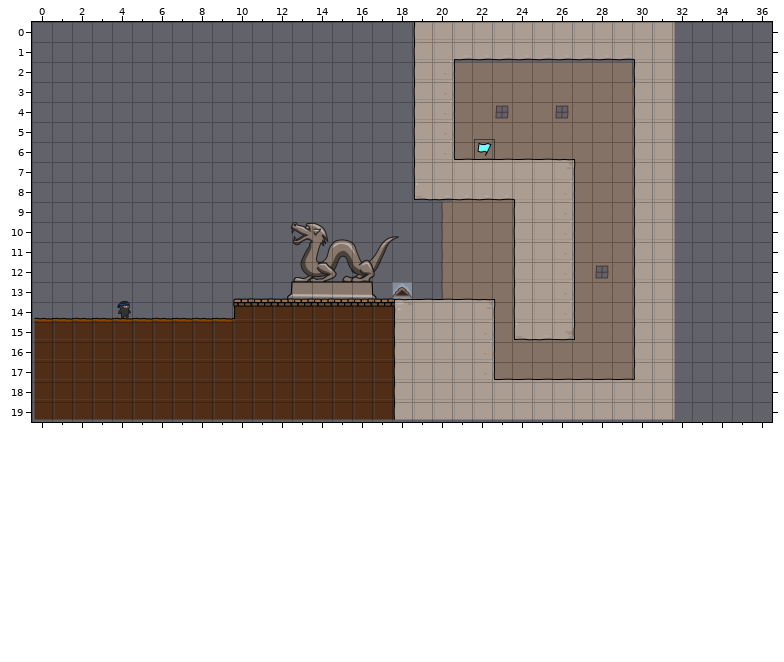
A Tiled map gets an edit: raw/levelconverter/maps/l03.tmx. Above: the version before the commit.
Cells are 40x40 px. Shown: x 0..36, y 0..19. The old version is drawn lined up with the new one.
After the commit:
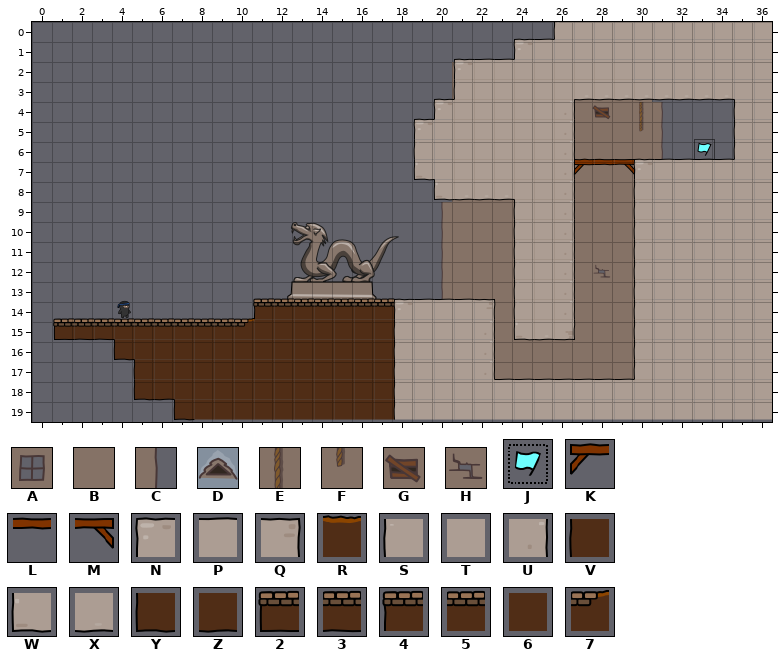
Key: from "background": A 5, B 9, C 10, D 55, E 73, F 81, G 88, H 96; from "objectpalette": J 1; from "world1": K 12, L 13, M 14, N 32, P 33, Q 34, R 37, S 40, T 41, U 42, V 44, W 48, X 49, Y 52, Z 53, 2 60, 3 61, 4 68, 5 69, 6 77, 7 93.
_ is an empty cell, . an unchanged one.
Changes in this commit:
map size 32x20 -> 37x20 cells
--- layer "bg"
@@ x 28..31 @@
- 4 B.B_
- 5 ..B_
- 6 ..._
+ 4 G.EC
+ 5 ..FC
+ 6 ...C
@@ x 18..28 @@
-12 ..........A
-13 D..........
+12 ..........H
+13 _..........
--- layer "walls"
@@ x 0..36 @@
- 0 ...................STTTTTTT....._____
- 1 ...................STXXXXXXXXX.._____
- 2 ...................SU_________S._____
- 3 ...................SU_________ST_____
- 4 ...................SU______...ST...__
- 5 ...................SU______...ST...__
- 6 ....................U______...ST...__
- 7 ...................S.PPPPPQ___ST_____
- 8 ...................WX..........._____
- 9 ................................_____
-10 ................................_____
-11 ................................_____
-12 ................................_____
-13 ................................_____
-14 ..........45...................._____
-15 RRRRRRRRRR6....................._____
-16 66666..........................._____
-17 666666.........................._____
-18 6666666........................._____
-19 66666666........................_____
+ 0 ..................._______S.....TTTTT
+ 1 ..................._____NPTTTT..TTTTT
+ 2 ...................__NPPTTTTTTT.TTTTT
+ 3 ...................__STTTTTXXXXXXXXTT
+ 4 ..................._NTTTTTU...__...ST
+ 5 ...................NTTTTTTU...__...ST
+ 6 ....................TTTTTTU...__...ST
+ 7 ...................W.TTTTTUKLMNPPPPTT
+ 8 ..................._W...........TTTTT
+ 9 ................................TTTTT
+10 ................................TTTTT
+11 ................................TTTTT
+12 ................................TTTTT
+13 ................................TTTTT
+14 .........._4....................TTTTT
+15 _2335555557.....................TTTTT
+16 ____Y...........................TTTTT
+17 _____V..........................TTTTT
+18 _____YZ.........................TTTTT
+19 _______Y........................TTTTT
--- layer "objects"
@@ x 22..33 @@
- 6 J.........._
+ 6 _..........J
Boxes around the changes in both pictures, in picture pixels (x1, y1, x2, y2):
changed: (413, 22, 772, 420)
removed: (392, 282, 412, 300)
changed: (34, 298, 262, 421)
